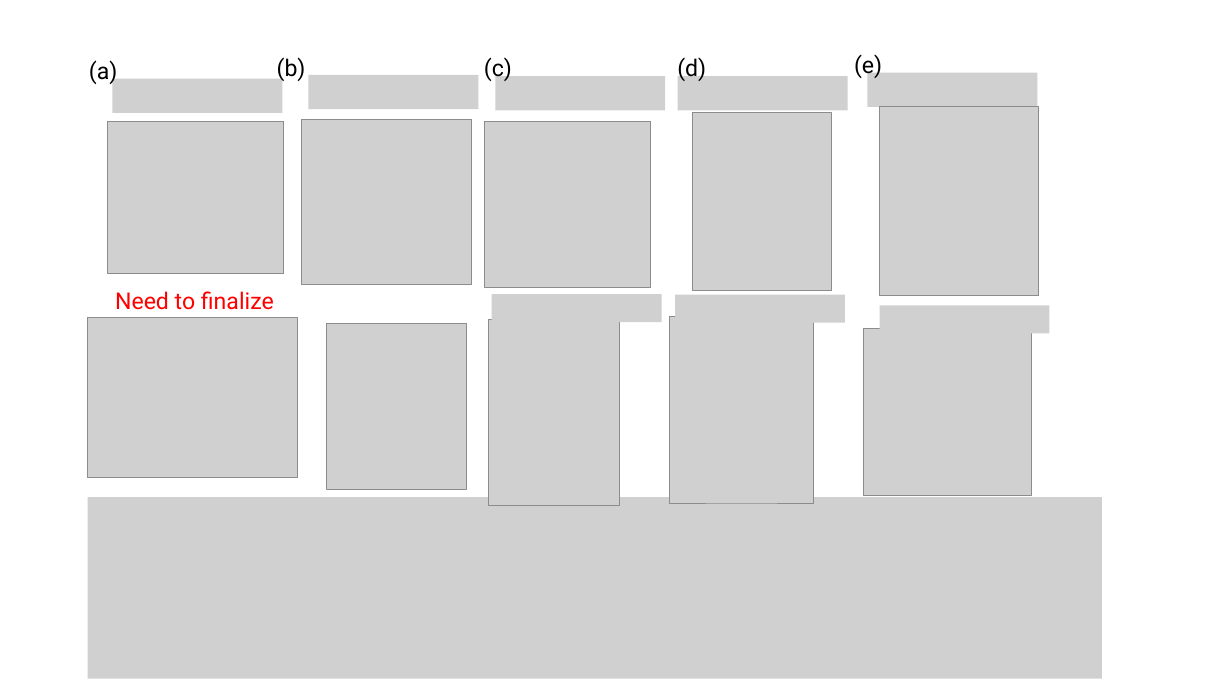
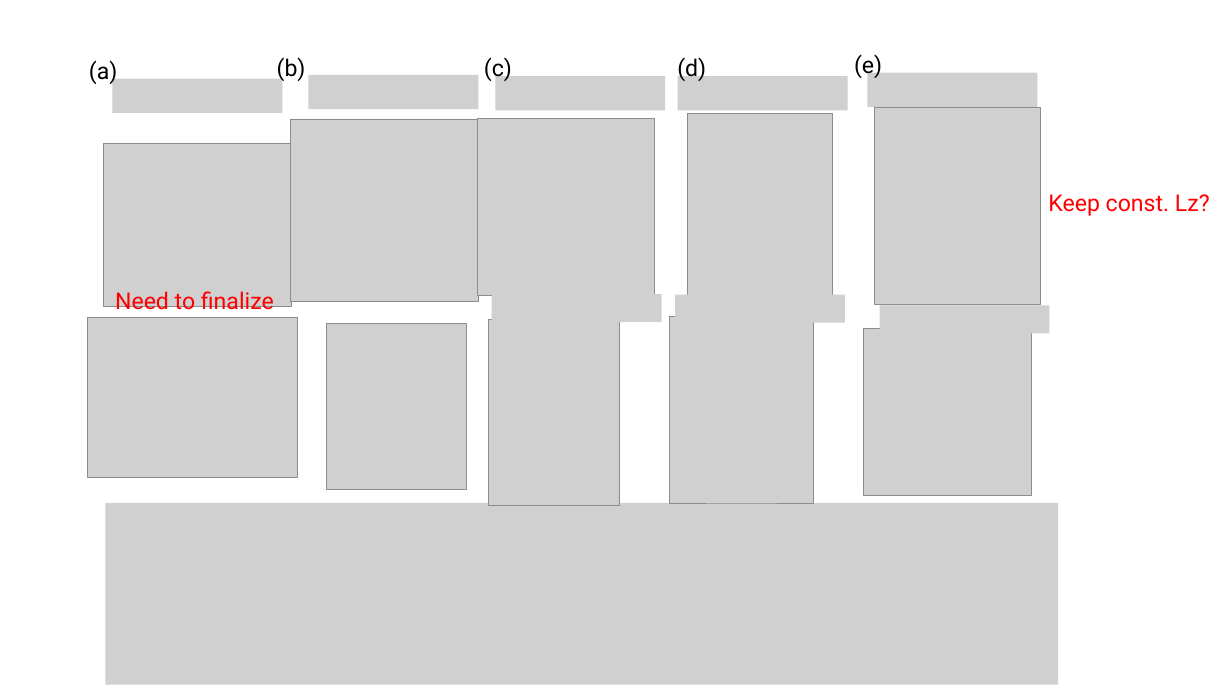
Before and after one commit to tyokokur/presentations, a slide deck: slide 5 of SYSG3_paper.pptx. Drawn at 1232x693 pixels with LibreOffice and Linux fonts; fonts in the diff are those of the drawing; grey boxes stand for pictures. Boxes give left, top, right and bottom in pixels: in the first picture for what was removed or moved away, otherwise in the second. Text is boxed around its words. In the diff, an @@ line names an element or a change of style, - is before the commit and + after.

Commit message:
autocommit

```diff
--- a/SYSG3_paper.pptx
+++ b/SYSG3_paper.pptx
@@ picture: place and size @@
-picture at [302,119,472,285]
+picture at [290,119,478,302]
@@ picture: place and size @@
-picture at [485,122,651,288]
+picture at [478,118,654,296]
@@ picture: place and size @@
-picture at [693,113,832,290]
+picture at [689,113,833,298]
@@ picture: place and size @@
-picture at [880,107,1039,297]
+picture at [875,107,1041,304]
@@ picture: place and size @@
-picture at [108,122,285,274]
+picture at [104,144,291,307]
@@ text added at [1048,194,1210,216], 18 pt, text #FF0000 @@
+Keep const. Lz?
@@ picture: place and size @@
-picture at [88,497,1103,679]
+picture at [105,503,1058,685]
```
